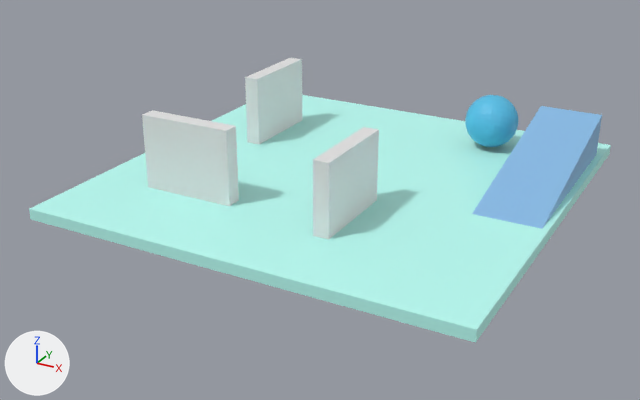
Before and after pictures for a commit that changed the glTF model assets/maps/first.glb.
Before and after are seen from a 50 mm camera at (35.0, -68.6, 31.6) aimed at (-1.1, -2.8, -1.3). The lights are fixed; the arrows at lower left show +X, +Y and +Z. The older version comes first.
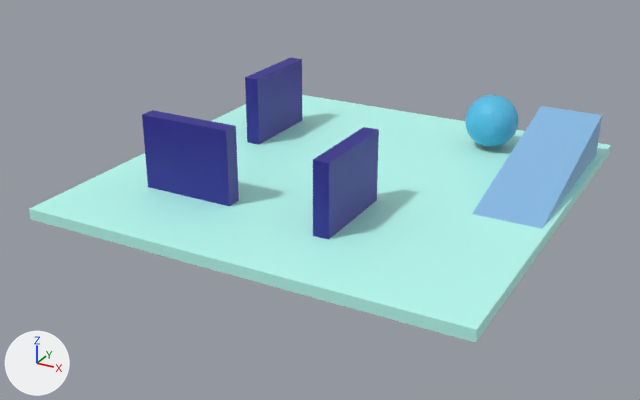
Location of each change, (x1, y1, x2, y2) in pixels of the pictures (640 x 400 px):
'Cube.004', recoloured (white to blue): (142, 110, 239, 206) in both
'Cube.003', recoloured (white to blue): (313, 127, 379, 239) in both
'Cube.002', recoloured (white to blue): (245, 58, 302, 144) in both

The change, as a diff of the scene's bpy script:
```diff
--- a/assets/maps/first.glb.py
+++ b/assets/maps/first.glb.py
@@ mat_material_004 @@
+mat_material_004 = principled_material('Material.004')
+mat_material_004.base_color = (0.0273, 0.0203, 0.279)  # blue #2e2790
@@ mat_material @@
+mat_material = principled_material('Material')
+mat_material.base_color = (0.0273, 0.0203, 0.279)  # blue #2e2790
@@ mat_material_005 @@
+mat_material_005 = principled_material('Material.005')
+mat_material_005.base_color = (0.0273, 0.0203, 0.279)  # blue #2e2790
@@ me_cube_003 @@
 me_cube_003.from_pydata(...)  # 8 vertices, 12 faces; spans x -12.77..-11.34, y 2.9..11.73, z 0.2..7.34
+me_cube_003.materials.append(mat_material_005)  # blue #2e2790
@@ me_cube_004 @@
 me_cube_004.from_pydata(...)  # 8 vertices, 12 faces; spans x 3.77..5.2, y -12.91..-4.07, z -0.15..6.98
+me_cube_004.materials.append(mat_material)  # blue #2e2790
@@ me_cube_005 @@
 me_cube_005.from_pydata(...)  # 8 vertices, 12 faces; spans x -14.14..-5.31, y -11.34..-9.9, z 0.2..7.34
+me_cube_005.materials.append(mat_material_004)  # blue #2e2790
```
